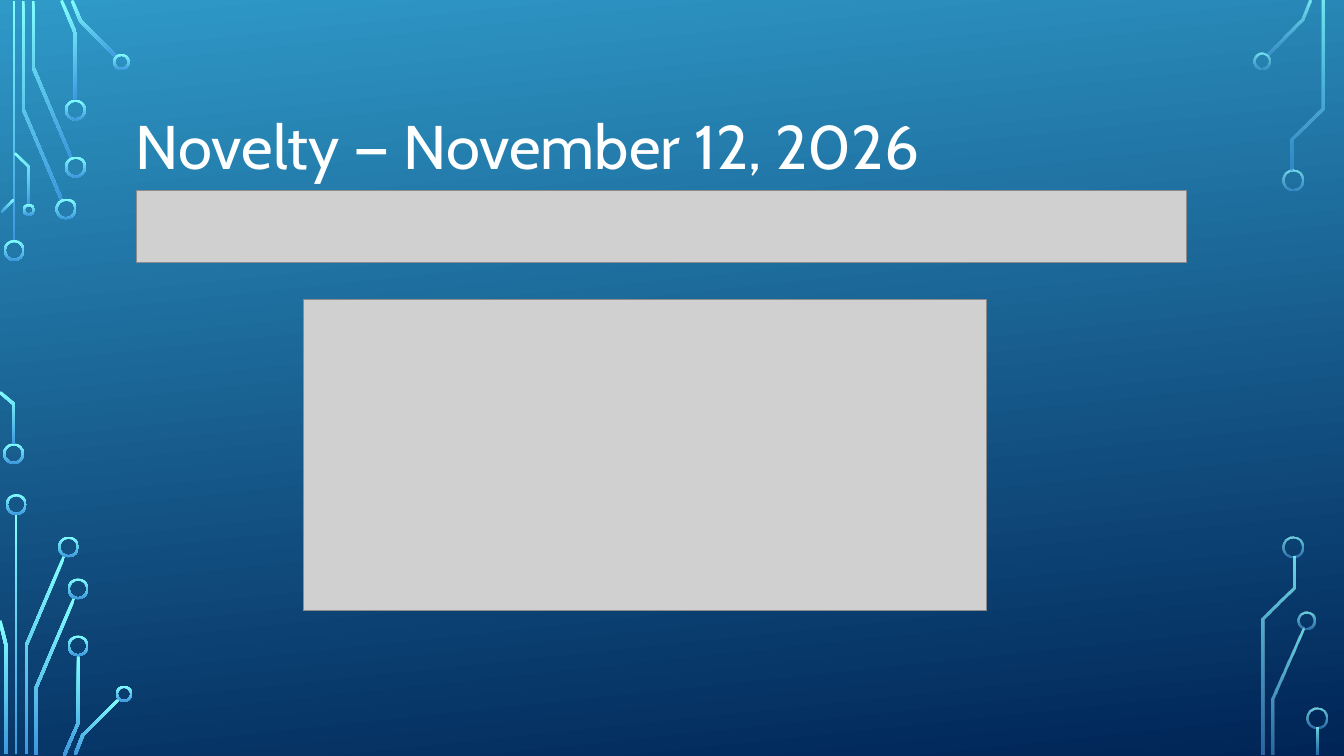
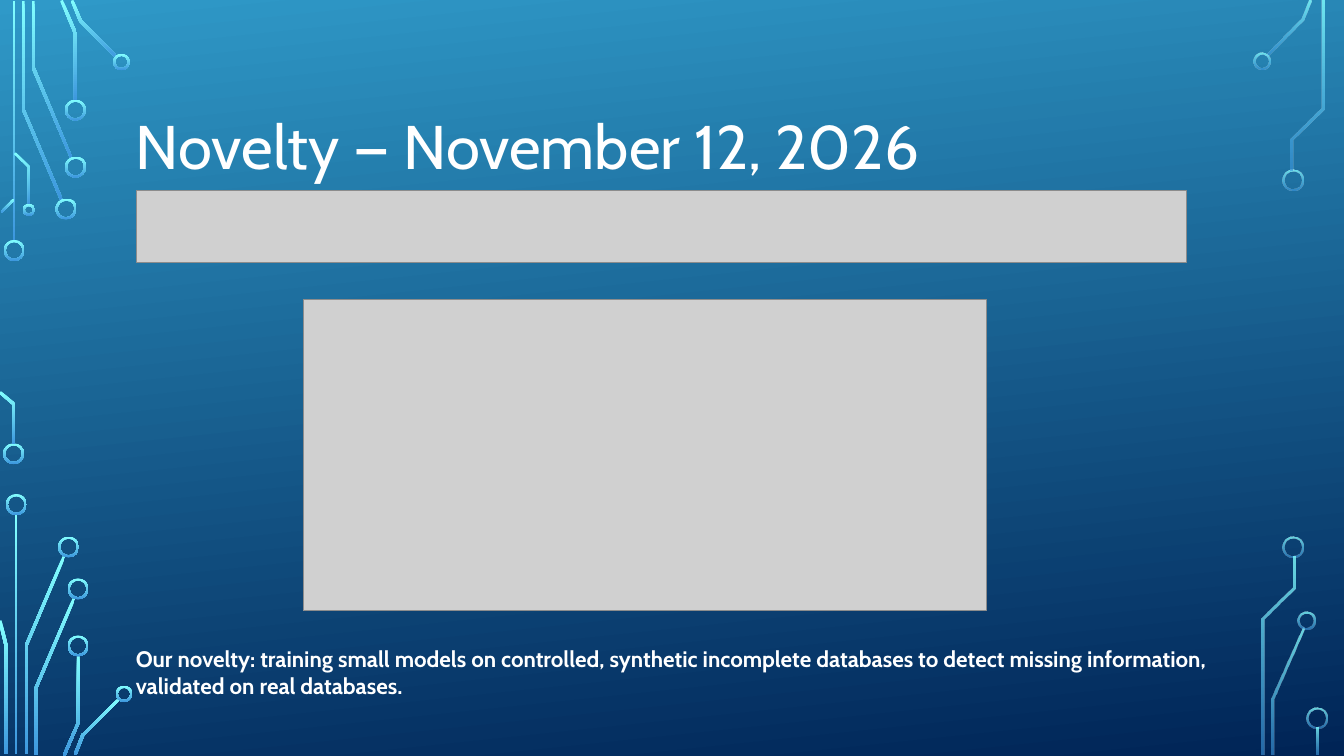
Before and after one commit to ofirbuch-minervaxr/information-sufficiency-unfamiliar-databases, a slide deck: slide 5 of Slides/Information Sufficiency in Unfamiliar Databases.pptx. Drawn at 1344x756 pixels with LibreOffice and Linux fonts; fonts in the diff are those of the drawing; grey boxes stand for pictures; background and template pictures are left out. Boxes give left, top, right and bottom in pixels: in the first picture for what was removed or moved away, otherwise in the second. Text is boxed around its words. In the diff, an @@ line names an element or a change of style, - is before the commit and + after.

```diff
--- a/Slides/Information Sufficiency in Unfamiliar Databases.pptx
+++ b/Slides/Information Sufficiency in Unfamiliar Databases.pptx
@@ text added at <box>136,650,1206,695</box>, 16 pt, text #FFFFFF, bold @@
+Our novelty: training small models on controlled, synthetic incomplete databases to detect missing information, validated on real databases.
```
Also in this commit, not shown: 4 other slides changed, 2 other files.
